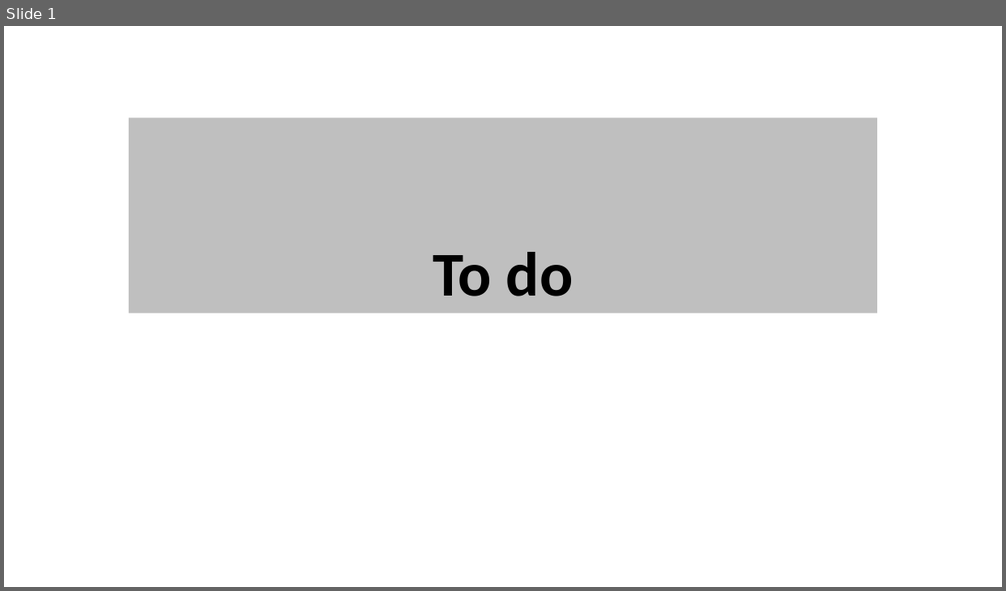
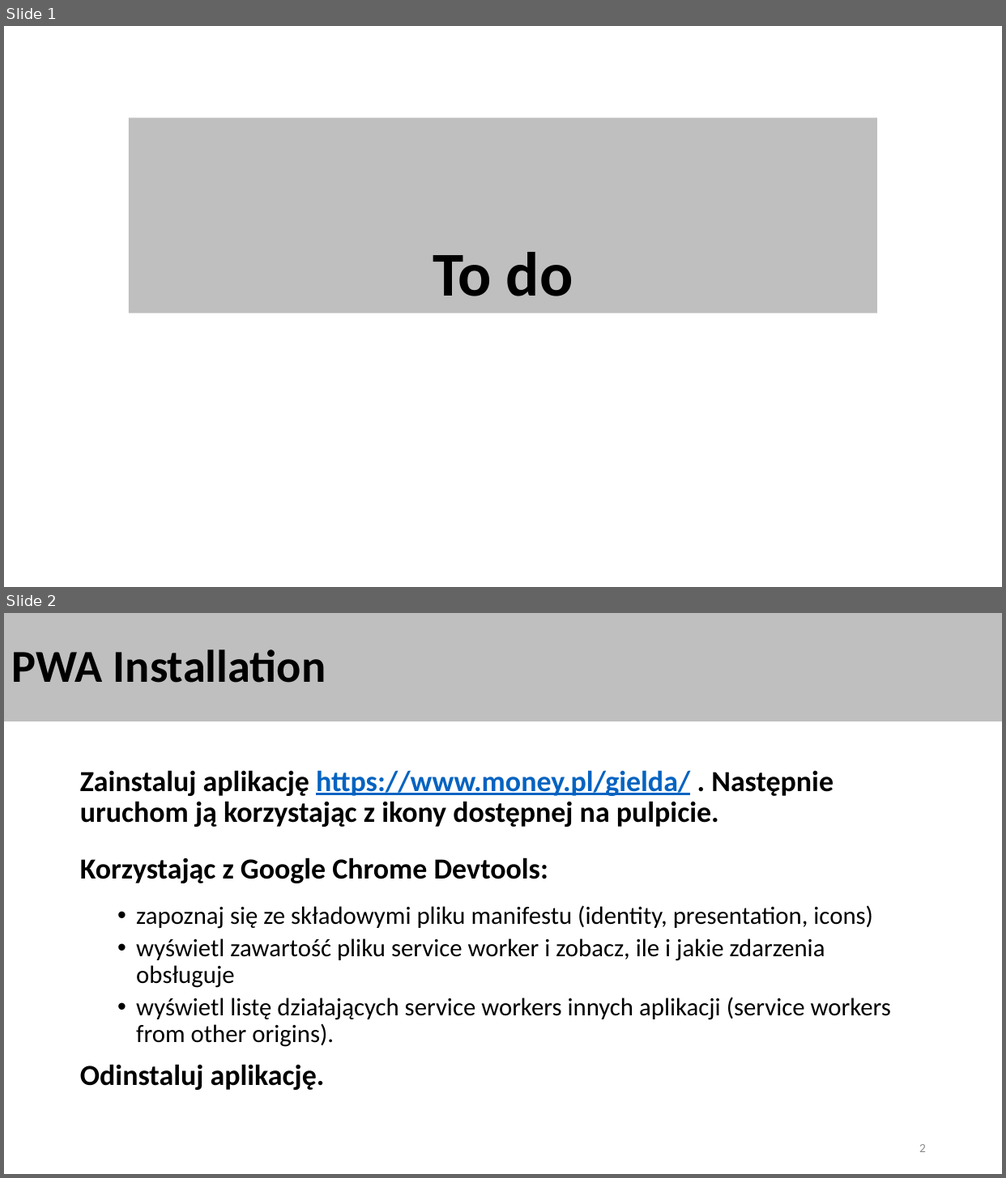
Before and after one commit to wojtowiczm/psm, a slide deck: 03-ProgressiveWebApp/ProgressiveWebApp-ToDo.pptx. Shown one above the other, each under a label of ours: slide 1 before the commit, slides 1 and 2 after it. The pictures are 1006x591 and 1006x1178 pixels, drawn with LibreOffice and Linux fonts; fonts in the diff are those of the drawing. Boxes give left, top, right and bottom in pixels: in the first picture for what was removed or moved away, otherwise in the second. Text is boxed around its words. In the diff, an @@ line names an element or a change of style, - is before the commit and + after.

```diff
--- a/03-ProgressiveWebApp/ProgressiveWebApp-ToDo.pptx
+++ b/03-ProgressiveWebApp/ProgressiveWebApp-ToDo.pptx
@@ slide 2 added at <box>4,613,1002,1174</box>, background #FFFFFF @@
@@ title added at <box>4,613,1002,722</box>, fill #BFBFBF, 44 pt, text #000000, bold @@
+PWA Installation
@@ text added at <box>80,770,891,1090</box>, 24 pt, text #000000 @@
+Zainstaluj aplikację https://www.money.pl/gielda/ . Następnie uruchom ją korzystając z ikony dostępnej na pulpicie.
+Korzystając z Google Chrome Devtools:
+  • zapoznaj się ze składowymi pliku manifestu (identity, presentation, icons)
+  • wyświetl zawartość pliku service worker i zobacz, ile i jakie zdarzenia obsługuje
+  • wyświetl listę działających service workers innych aplikacji (service workers from other origins).
+Odinstaluj aplikację.
@@ page number added at <box>919,1144,926,1152</box>, 12 pt, text #8C8C8C @@
+2
```
Also in this commit, not shown: 2 other slides added, 1 other file.
